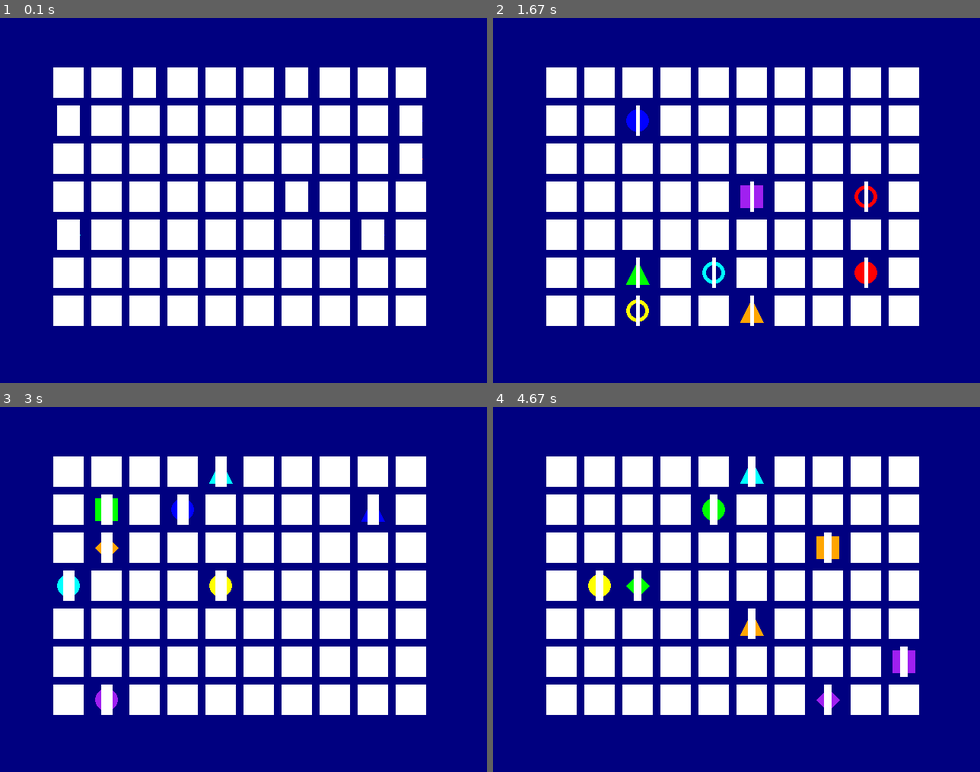
Above: before the commit, frames 1-4 (two rows, left to right).
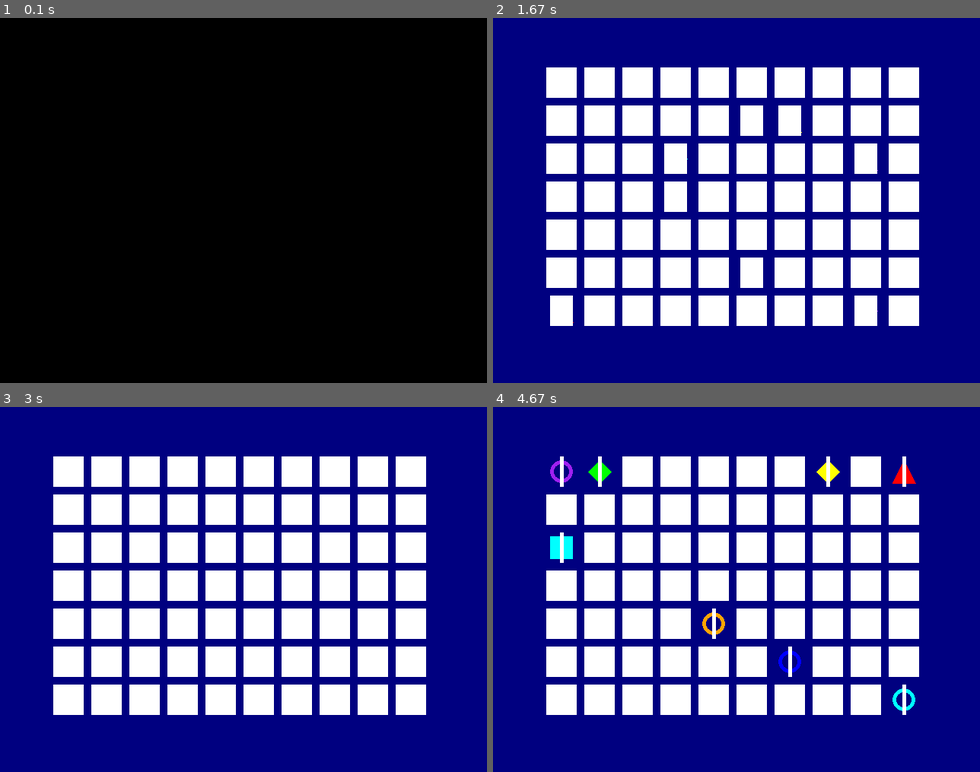
Above: after the commit, the same moments.

Repository: BetaPollux/pygames
Game: pygame game, started from memory.py
Same seed, same stepped clock (60 frames per second), same inputs: the game is played once before the commit and once after it.
Inputs:
- Up to frame 1 (0.1 s): no input
- Up to frame 2 (1.67 s): no input
- Up to frame 3 (3 s): no input
- Up to frame 4 (4.67 s): no input

The runs differ from the first frame. In frame 1, 100% of the frame differs, in the area x 0-100%, y 0-100%; in frame 2, 4.7%; in frame 3, 2.6%; in frame 4, 6.8%.

Commit message:
Functional memory game

Diff:
--- a/memory.py
+++ b/memory.py
@@ -1,7 +1,7 @@
 #!/usr/bin/python3
 """Memory puzzle game.
 
-Based on the Pygae book by Al Sweigart.
+Based on the Pygame book by Al Sweigart.
 The game board is a grid of boxes, each hiding a random icon,
 defined by a shape and a color.
 Click a box to reveal an icon, and try to find the matching icon.
@@ -50,6 +50,14 @@
 assert len(ALLCOLORS) * len(ALLSHAPES) * 2 >= BOARDWIDTH * BOARDHEIGHT
 
 
+def createBoard() -> tuple:
+    board = getRandomizedBoard(BOARDWIDTH, BOARDHEIGHT)
+    revealed = generateRevealedBoxesData(False, BOARDWIDTH, BOARDHEIGHT)
+    pygame.time.wait(500)
+    startGameAnimation(board)
+    return (board, revealed)
+
+
 def main() -> None:
     """Main game loop"""
     global FPSCLOCK
@@ -62,10 +70,8 @@
     DISPLAYSURF = pygame.display.set_mode((WINDOWWIDTH, WINDOWHEIGHT))
 
     mousePos = (0, 0)
-    firstSelection = None
-    mainBoard = getRandomizedBoard(BOARDWIDTH, BOARDHEIGHT)
-    revealedBoxes = generateRevealedBoxesData(False, BOARDWIDTH, BOARDHEIGHT)
-    startGameAnimation(mainBoard)
+    selection = []
+    mainBoard, revealedBoxes = createBoard()
 
     while True:
         mouseClicked = False
@@ -81,18 +87,45 @@
                 pygame.quit()
                 sys.exit()
 
+        doBoxHighlight(revealedBoxes, mousePos)
         if mouseClicked:
-            handleClick(mainBoard, revealedBoxes, mousePos)
+            handleClick(mainBoard, revealedBoxes, mousePos, selection)
+
+        if hasWon(revealedBoxes):
+            gameWonAnimation(mainBoard)
+            pygame.time.wait(2000)
+            mainBoard, revealedBoxes = createBoard()
 
         pygame.display.update()
         FPSCLOCK.tick(FPS)
 
 
-def handleClick(board: list, revealed: list, mousePos: tuple) -> None:
+def doBoxHighlight(revealed: list, mousePos: tuple) -> None:
     box = getBoxCell(mousePos)
-    if box:
-        logging.debug(box)
-        revealed[box[0]][box[1]] = True
+    if box and not iconVisible(revealed, box):
+        drawHighlightBox(box)
+
+
+def handleClick(board: list, revealed: list,
+                mousePos: tuple, selection: list) -> None:
+    box = getBoxCell(mousePos)
+    if box and box not in selection:
+        selection.append(box)
+        setIconVisible(revealed, box, True)
+        revealBoxesAnimation(board, [box])
+        logging.debug('Selection:' + str(selection))
+        if len(selection) > 1:
+            icon1 = getShapeAndColor(board, selection[0])
+            icon2 = getShapeAndColor(board, selection[1])
+            if icon1 == icon2:
+                logging.debug('Match')
+            else:
+                logging.debug('Mismatch')
+                pygame.time.wait(1000)
+                coverBoxesAnimation(board, selection)
+                for s in selection:
+                    setIconVisible(revealed, s, False)
+            selection.clear()
 
 
 def getRandomizedBoard(width: int, height: int) -> list:
@@ -130,6 +163,19 @@
         coverBoxesAnimation(board, group)
 
 
+def gameWonAnimation(board: list) -> None:
+    """Show game won animation"""
+    coveredBoxes = generateRevealedBoxesData(True,
+                                             BOARDWIDTH,
+                                             BOARDHEIGHT)
+    colors = [LIGHTBGCOLOR, BGCOLOR] * 6
+    logging.debug(colors)
+    for color in colors:
+        drawBoard(board, coveredBoxes, color)
+        pygame.display.update()
+        pygame.time.wait(300)
+
+
 def drawBoxCovers(board: list, boxes: list, coverage: int) -> None:
     """Draw boxes partially covered by a rectangle of width 'coverage'"""
     for box in boxes:
@@ -155,6 +201,12 @@
         drawBoxCovers(board, group, coverage)
 
 
+def drawHighlightBox(box: tuple) -> None:
+    rect = pygame.Rect((0, 0), (BOXSIZE + 10, BOXSIZE + 10))
+    rect.center = getBoxRect(box).center
+    pygame.draw.rect(DISPLAYSURF, HIGHLIGHTCOLOR, rect, width=4)
+
+
 def generateRevealedBoxesData(revealed: bool,
                               width: int, height: int) -> list:
     """Generate a list with the given dimensions, initialized to 'revealed'"""
@@ -243,13 +295,17 @@
     drawFunc[shape](color, box)
 
 
+def setIconVisible(revealed: list, box: tuple, visible: bool) -> None:
+    revealed[box[0]][box[1]] = visible
+
+
 def iconVisible(revealed: list, box: tuple) -> bool:
     return revealed[box[0]][box[1]]
 
 
-def drawBoard(board: list, revealed: list) -> None:
+def drawBoard(board: list, revealed: list, color=BGCOLOR) -> None:
     """Draw the game board, using the revealed mask to show/hide icons"""
-    DISPLAYSURF.fill(BGCOLOR)
+    DISPLAYSURF.fill(color)
     for box in ((i, j) for i in range(BOARDWIDTH) for j in range(BOARDHEIGHT)):
         if iconVisible(revealed, box):
             drawIcon(board, box)
@@ -258,7 +314,11 @@
 
 
 def hasWon(revealed: list) -> bool:
-    pass
+    """Returns True if all boxes are revealed"""
+    for col in revealed:
+        if False in col:
+            return False
+    return True
 
 
 if __name__ == '__main__':
